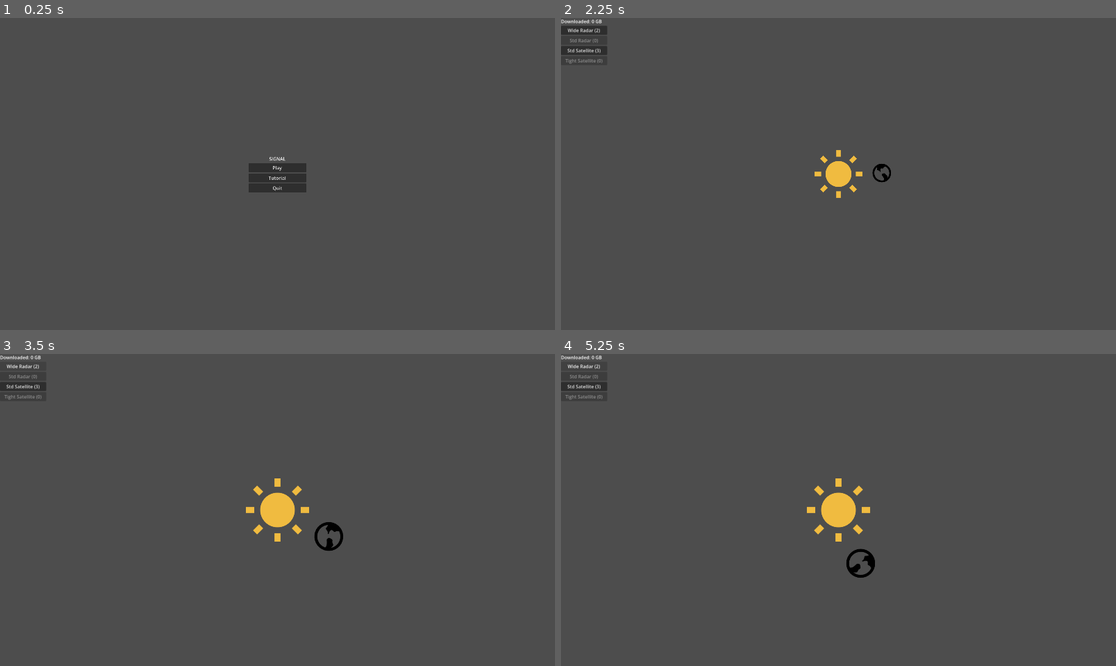
Above: before the commit, frames 1-4 (two rows, left to right).
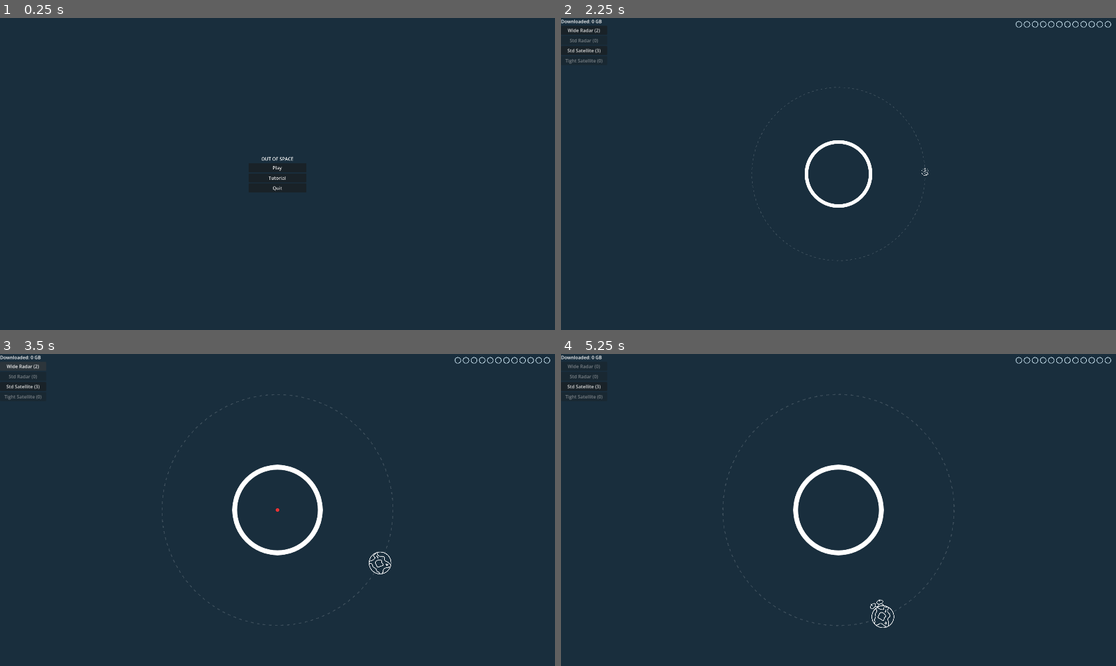
Above: after the commit, the same moments.

Repository: Steven-MP/ld59
Game: Godot game, scene res://scenes/main_menu.tscn
Same seed, same stepped clock (60 frames per second), same inputs: the game is played once before the commit and once after it.
Inputs:
- Up to frame 1 (0.25 s): no input
- Up to frame 2 (2.25 s): click "Tutorial" at 0.5 s; click "Back" at 1.25 s; click "Play" at 2 s
- Up to frame 3 (3.5 s): click "Wide Radar (2)" at 2.75 s
- Up to frame 4 (5.25 s): click "Std Satellite (3)" at 3.5 s; click "Wide Radar (2)" (after the commit: "Wide Radar (1)") at 4.25 s; click "Wide Radar (2)" (after the commit: "Wide Radar (1)") at 5 s

The runs differ from the first frame. In frame 1, 99% of the frame differs, in the area x 0-100%, y 0-100%; in frame 2, 99%; in frame 3, 99%; in frame 4, 100%.

Commit message:
Various visual and gameplay updates

Diff:
--- a/autoload/GameState.gd
+++ b/autoload/GameState.gd
@@ -1,12 +1,20 @@
 extends Node
+
+const FONT = preload("res://assets/Astrolab.ttf")
+
+func _ready():
+	ThemeDB.fallback_font = FONT
 
 var score := 0.0
 var game_over := false
 var upgrade_pending := false
 var upgrade_count := 0
+var year_timer := 0.0
+var year_length := 60.0
 
 func reset():
 	score = 0.0
 	game_over = false
 	upgrade_pending = false
 	upgrade_count = 0
+	year_timer = 0.0
--- a/project.godot
+++ b/project.godot
@@ -10,7 +10,7 @@
 
 [application]
 
-config/name="Signal"
+config/name="Out of Space"
 run/main_scene="res://scenes/main_menu.tscn"
 config/features=PackedStringArray("4.6", "Forward Plus")
 config/icon="res://icon.svg"
@@ -31,3 +31,4 @@
 [rendering]
 
 rendering_device/driver.windows="d3d12"
+environment/defaults/default_clear_color=Color(0.09803922, 0.18039216, 0.23921569, 1)
--- a/scenes/game.tscn
+++ b/scenes/game.tscn
@@ -6,6 +6,7 @@
 [ext_resource type="PackedScene" uid="uid://cyeic0wfql6sn" path="res://scenes/object_manager.tscn" id="4_gee14"]
 [ext_resource type="PackedScene" uid="uid://bhxqvstxwo26w" path="res://scenes/solar_system.tscn" id="5_0tnpc"]
 [ext_resource type="PackedScene" uid="uid://c0iafohdluxyp" path="res://scenes/ui.tscn" id="6_vtaks"]
+[ext_resource type="Script" path="res://scripts/OrbitRenderer.gd" id="7_orbit"]
 
 [node name="Game" type="Node2D" unique_id=620067186]
 script = ExtResource("1_uwrxv")
@@ -18,4 +19,7 @@
 
 [node name="SolarSystem" parent="." unique_id=283654343 instance=ExtResource("5_0tnpc")]
 
+[node name="OrbitRenderer" type="Node2D" parent="." unique_id=112233445]
+script = ExtResource("7_orbit")
+
 [node name="UI" parent="." unique_id=55848463 instance=ExtResource("6_vtaks")]
--- a/scenes/main_menu.tscn
+++ b/scenes/main_menu.tscn
@@ -1,13 +1,16 @@
-[gd_scene format=3]
+[gd_scene format=3 uid="uid://pppdf637603w"]
 
-[ext_resource type="Script" path="res://scripts/MainMenu.gd" id="1"]
+[ext_resource type="Script" uid="uid://34rvmll7l5dd" path="res://scripts/MainMenu.gd" id="1"]
 
-[node name="MainMenu" type="Control"]
+[node name="MainMenu" type="Control" unique_id=1260427146]
+layout_mode = 3
+anchors_preset = 15
 anchor_right = 1.0
 anchor_bottom = 1.0
 script = ExtResource("1")
 
-[node name="VBoxContainer" type="VBoxContainer" parent="."]
+[node name="VBoxContainer" type="VBoxContainer" parent="." unique_id=1126149535]
+layout_mode = 0
 anchor_left = 0.5
 anchor_top = 0.5
 anchor_right = 0.5
@@ -18,20 +21,21 @@
 offset_bottom = 80.0
 alignment = 1
 
-[node name="Title" type="Label" parent="VBoxContainer"]
+[node name="Title" type="Label" parent="VBoxContainer" unique_id=1564086510]
 layout_mode = 2
-text = "SIGNAL"
+text = "OUT OF SPACE"
 horizontal_alignment = 1
+autowrap_trim_flags = 64
 
-[node name="Play" type="Button" parent="VBoxContainer"]
+[node name="Play" type="Button" parent="VBoxContainer" unique_id=1226356306]
 layout_mode = 2
 text = "Play"
 
-[node name="Tutorial" type="Button" parent="VBoxContainer"]
+[node name="Tutorial" type="Button" parent="VBoxContainer" unique_id=834222879]
 layout_mode = 2
 text = "Tutorial"
 
-[node name="Quit" type="Button" parent="VBoxContainer"]
+[node name="Quit" type="Button" parent="VBoxContainer" unique_id=1652714059]
 layout_mode = 2
 text = "Quit"
 
--- a/scenes/planet.tscn
+++ b/scenes/planet.tscn
@@ -1,7 +1,7 @@
 [gd_scene format=3 uid="uid://cijm7gc0ojv53"]
 
 [ext_resource type="Script" uid="uid://dx5de5utif3kx" path="res://scripts/orbit_objects/Planet.gd" id="1_cktii"]
-[ext_resource type="Texture2D" uid="uid://821ob18e0rln" path="res://assets/sprites/planet.png" id="2_h8ms6"]
+[ext_resource type="Texture2D" uid="uid://dtkwpelnm01dc" path="res://assets/sprites/planet-1.png" id="2_h8ms6"]
 
 [node name="Planet" type="Node2D" unique_id=1208323296]
 script = ExtResource("1_cktii")
--- a/scenes/solar_system.tscn
+++ b/scenes/solar_system.tscn
@@ -1,14 +1,16 @@
 [gd_scene format=3 uid="uid://bhxqvstxwo26w"]
 
 [ext_resource type="Script" uid="uid://dga0qp0w5b0fr" path="res://scripts/orbit_objects/SolarSystem.gd" id="1_228jm"]
-[ext_resource type="PackedScene" uid="uid://cijm7gc0ojv53" path="res://scenes/planet.tscn" id="2_tjb5t"]
-[ext_resource type="Texture2D" uid="uid://cpqduhjblto2" path="res://assets/sprites/sun.png" id="3_tjb5t"]
+[ext_resource type="Script" path="res://scripts/orbit_objects/Sun.gd" id="2_sun"]
+[ext_resource type="PackedScene" uid="uid://cijm7gc0ojv53" path="res://scenes/planet.tscn" id="3_planet"]
+[ext_resource type="Texture2D" uid="uid://cpqduhjblto2" path="res://assets/sprites/sun.png" id="4_sun"]
 
 [node name="SolarSystem" type="Node2D" unique_id=283654343]
 script = ExtResource("1_228jm")
-planet_scene = ExtResource("2_tjb5t")
+planet_scene = ExtResource("3_planet")
 
 [node name="Sun" type="Node2D" parent="." unique_id=2122931305]
+script = ExtResource("2_sun")
 
 [node name="Sprite2D" type="Sprite2D" parent="Sun" unique_id=223279926]
-texture = ExtResource("3_tjb5t")
+texture = ExtResource("4_sun")
--- a/scenes/ui.tscn
+++ b/scenes/ui.tscn
@@ -1,6 +1,7 @@
 [gd_scene format=3 uid="uid://c0iafohdluxyp"]
 
 [ext_resource type="Script" uid="uid://c4at052grwtu0" path="res://scripts/UI.gd" id="1_nt7q6"]
+[ext_resource type="Script" path="res://scripts/YearIndicator.gd" id="2_yearind"]
 
 [node name="UI" type="CanvasLayer" unique_id=758622985]
 script = ExtResource("1_nt7q6")
@@ -28,6 +29,17 @@
 [node name="BtnTightSat" type="Button" parent="VBoxContainer" unique_id=213962572]
 layout_mode = 2
 text = "Tight Satellite (0)"
+
+[node name="YearIndicator" type="Control" parent="." unique_id=101010101]
+anchor_left = 1.0
+anchor_right = 1.0
+anchor_top = 0.0
+anchor_bottom = 0.0
+offset_left = -346.0
+offset_right = -10.0
+offset_top = 10.0
+offset_bottom = 34.0
+script = ExtResource("2_yearind")
 
 [node name="GameOverScreen" type="ColorRect" parent="." unique_id=887341200]
 anchor_right = 1.0
--- a/scripts/ConnectionManager.gd
+++ b/scripts/ConnectionManager.gd
@@ -104,7 +104,7 @@
 
 
 func is_line_blocked(a: Node2D, b: Node2D) -> bool:
-	var planets = get_tree().get_nodes_in_group("planets")
+	var planets = get_tree().get_nodes_in_group("planets") + get_tree().get_nodes_in_group("sun")
 
 	for planet in planets:
 		# Ignore if one of the endpoints is on this planet
@@ -139,12 +139,15 @@
 func collect_planet_data(delta):
 	var collection_rate := 15.0
 	for node in get_tree().get_nodes_in_group("connectable"):
-		if not ("planet" in node):
+		# Only radars can extract data from a planet — satellites cannot
+		if not ("surface_angle" in node):
 			continue
 		var planet = node.planet
-		if planet == null or not ("stored_data" in planet) or planet.stored_data <= 0:
+		if planet == null or planet.name == "Earth":
 			continue
-		if not ("stored_data" in node) or node.stored_data >= node.max_storage:
+		if not ("stored_data" in planet) or planet.stored_data <= 0:
+			continue
+		if node.stored_data >= node.max_storage:
 			continue
 		var transfer = min(collection_rate * delta, planet.stored_data, node.max_storage - node.stored_data)
 		planet.stored_data -= transfer
@@ -164,8 +167,8 @@
 		var settings = band_settings[c.band]
 		var transfer = min(settings.bandwidth * delta, a.stored_data)
 
-		# Earth is the sink — score the data
-		if b.is_in_group("earth"):
+		# A radar placed on Earth is the only valid download point
+		if "surface_angle" in b and "planet" in b and b.planet != null and b.planet.is_in_group("earth"):
 			a.stored_data -= transfer
 			GameState.score += transfer
 		elif "stored_data" in b:
--- a/scripts/DataIndicator.gd
+++ b/scripts/DataIndicator.gd
@@ -17,11 +17,8 @@
 	if pct >= 1.0:
 		GameState.game_over = true
 
-	var offset_y = -25.0
-	if "radius" in source:
-		offset_y = -(source.radius + 25.0)
-
-	global_position = source.global_position + Vector2(0, offset_y)
+	# Sit directly on the planet centre
+	global_position = source.global_position
 	queue_redraw()
 
 func _is_data_source() -> bool:
@@ -32,6 +29,14 @@
 	if "planet" in source and source.planet != null and source.planet.name == "Earth":
 		return false
 	return true
+
+func _visual_radius() -> float:
+	var sprite = source.get_node_or_null("Sprite2D")
+	if sprite and sprite.texture:
+		return sprite.texture.get_size().y * 0.5 * source.scale.y
+	if "radius" in source:
+		return source.radius * source.scale.y
+	return 20.0
 
 func _draw():
 	if source == null or not _is_data_source():
@@ -47,23 +52,30 @@
 	else:
 		arc_color = Color.RED
 
-	var arc_r = 14.0
+	var arc_r = _visual_radius()
 	var arc_width = 3.0
-	var point_count = 48
+	var point_count = 64
 
-	# Background ring
-	draw_arc(Vector2.ZERO, arc_r, 0, TAU, point_count, Color(0.15, 0.15, 0.15, 0.75), arc_width)
+	# Dark background ring so the arc reads against any planet colour
+	draw_arc(Vector2.ZERO, arc_r, 0, TAU, point_count,
+			Color(0.0, 0.0, 0.0, 0.55), arc_width + 2.0)
 
 	# Progress arc: starts at top (-PI/2), fills clockwise
 	if pct > 0.0:
 		draw_arc(Vector2.ZERO, arc_r, -PI / 2.0, -PI / 2.0 + TAU * pct,
 				max(3, int(point_count * pct)), arc_color, arc_width)
 
-	# Percentage text centred inside the ring
+	# Percentage text centred on the planet
 	var font = ThemeDB.fallback_font
-	var font_size = 7
+	var font_size = 18
 	var text = "%d%%" % int(pct * 100)
-	var text_width = font.get_string_size(text, HORIZONTAL_ALIGNMENT_LEFT, -1, font_size).x
+
+	# Fix background to the widest possible string ("100%") so it never resizes
+	var max_size = font.get_string_size("100%", HORIZONTAL_ALIGNMENT_LEFT, -1, font_size)
+	var bg_radius = max(max_size.x, max_size.y) * 0.75 * 0.8
+	draw_circle(Vector2.ZERO, bg_radius, Color(0.0, 0.0, 0.0, 0.75))
+
+	var text_size = font.get_string_size(text, HORIZONTAL_ALIGNMENT_LEFT, -1, font_size)
 	var ascent = font.get_ascent(font_size)
-	draw_string(font, Vector2(-text_width / 2.0, ascent / 2.0),
-			text, HORIZONTAL_ALIGNMENT_LEFT, -1, font_size, arc_color)
+	var text_pos = Vector2(-text_size.x / 2.0, ascent / 2.0)
+	draw_string(font, text_pos, text, HORIZONTAL_ALIGNMENT_LEFT, -1, font_size, arc_color)
--- a/scripts/Game.gd
+++ b/scripts/Game.gd
@@ -23,6 +23,7 @@
 
 func _process(delta):
 	year_timer += delta
+	GameState.year_timer = year_timer
 
 	if year_timer >= unlock_time and not unlock_triggered:
 		unlock_triggered = true
@@ -82,9 +83,11 @@
 	var min_z := base_zoom  # start from current — never increase automatically
 
 	for planet in planets:
+		if not ("orbit_radius" in planet):
+			continue  # skip nodes without an orbit (e.g. Sun)
 		var r = planet.orbit_radius
 		if r < 10.0:
-			continue  # skip anything at the centre (Sun etc.)
+			continue
 		# Worst-case position is directly above/below or left/right of centre,
 		# so check both axes independently against the orbit radius.
 		min_z = min(min_z, vp.x * 0.5 / r * padding)
--- a/scripts/ObjectManager.gd
+++ b/scripts/ObjectManager.gd
@@ -37,6 +37,7 @@
 		ghost.queue_free()
 
 	ghost = ghost_scene.instantiate()
+	ghost.placement_mode = "radar" if _is_radar_type(type) else "satellite"
 	add_child(ghost)
 
 func cancel_placement():
@@ -77,11 +78,15 @@
 	var dir = mouse_pos - planet.global_position
 
 	if _is_radar_type(current_type):
-		var snapped = planet.global_position + dir.normalized() * planet.radius
-		ghost.global_position = snapped
+		var snapped_dir = dir.normalized()
+		ghost.global_position = planet.global_position + snapped_dir * planet.radius
+		# Face outward from planet surface
+		ghost.global_rotation = snapped_dir.angle()
 	else:
-		var dist = clamp(dir.length(), planet.radius + 20, planet.radius + 120)
+		var dist = clamp(dir.length(), planet.radius + 20, planet.radius + 60)
 		ghost.global_position = planet.global_position + dir.normalized() * dist
+		ghost.orbit_center = planet.global_position
+		ghost.orbit_radius = dist
 
 	ghost.set_valid(validate_position(mouse_pos))
 
@@ -92,17 +97,14 @@
 		return validate_satellite(pos)
 
 func validate_radar(pos: Vector2) -> bool:
-	var planet = get_nearest_planet(pos)
-	if planet == null:
-		return false
-	return abs(pos.distance_to(planet.global_position) - planet.radius) < 10
+	return get_nearest_planet(pos) != null
 
 func validate_satellite(pos: Vector2) -> bool:
 	var planet = get_nearest_planet(pos)
 	if planet == null:
 		return false
 	var dist = pos.distance_to(planet.global_position)
-	return dist > planet.radius + 20 and dist < planet.radius + 120
+	return dist > planet.radius + 20 and dist < planet.radius + 60
 
 func place_object():
 	var mouse_pos = get_global_mouse_position()
@@ -130,8 +132,9 @@
 	add_child(radar)
 
 	radar.planet = planet
-	radar.surface_angle = dir.angle()
+	radar.surface_angle = dir.angle() - planet.rotation
 	radar.current_band = 0 if type == PlacementType.RADAR_WIDE else 1
+	radar.scale = Vector2(0.2, 0.2)
 
 func place_satellite_at(pos: Vector2, type: PlacementType):
 	var planet = get_nearest_planet(pos)
@@ -147,6 +150,7 @@
 	satellite.orbit_radius = dir.length()
 	satellite.angle = dir.angle()
 	satellite.current_band = 1 if type == PlacementType.SATELLITE_STANDARD else 2
+	satellite.scale = Vector2(0.2, 0.2)
 
 func get_nearest_planet(pos: Vector2):
 	var planets = get_tree().get_nodes_in_group("planets")
--- /dev/null
+++ b/scripts/OrbitRenderer.gd
@@ -0,0 +1,42 @@
+extends Node2D
+
+const COLOR := Color(1.0, 1.0, 1.0, 0.15)
+const LINE_WIDTH := 3.0
+const BASE_DASH_COUNT := 60   # dash count at BASE_RADIUS
+const BASE_RADIUS := 200.0    # reference orbit (Earth) — scale relative to this
+const DASH_FRACTION := 0.45
+
+func _process(_delta):
+	queue_redraw()
+
+func _draw():
+	for planet in get_tree().get_nodes_in_group("planets"):
+		if not ("orbit_radius" in planet):
+			continue
+		var r = planet.orbit_radius
+		if r < 1.0 or planet.orbit_center == null:
+			continue
+
+		var center = planet.orbit_center.global_position
+
+		# Angle the planet is currently at, and how wide a gap to leave
+		var planet_angle = (planet.global_position - center).angle()
+		var visual_radius = planet.radius * planet.scale.x
+		# Add a small padding factor so the gap is slightly wider than the sprite
+		var gap_half = asin(clamp(visual_radius / r, 0.0, 1.0)) * 1.3
+
+		var dash_count = max(BASE_DASH_COUNT, int(BASE_DASH_COUNT * r / BASE_RADIUS))
+		_draw_dotted_circle(center, r, planet_angle, gap_half, dash_count)
+
+func _draw_dotted_circle(center: Vector2, radius: float, gap_angle: float, gap_half: float, dash_count: int):
+	for i in range(dash_count):
+		var start_angle = (float(i) / dash_count) * TAU
+		var end_angle = start_angle + (DASH_FRACTION / dash_count) * TAU
+		var mid_angle = (start_angle + end_angle) * 0.5
+
+		# Wrap the difference into [-PI, PI] and skip if inside the planet gap
+		var diff = fmod(mid_angle - gap_angle + PI, TAU) - PI
+		if abs(diff) < gap_half:
+			continue
+
+		draw_arc(center, radius, start_angle, end_angle, 3, COLOR, LINE_WIDTH)
--- a/scripts/PlacementGhost.gd
+++ b/scripts/PlacementGhost.gd
@@ -1,19 +1,46 @@
 extends Node2D
 
-@export var valid_color := Color(0, 1, 0, 0.5)
-@export var invalid_color := Color(1, 0, 0, 0.5)
+@export var valid_color   := Color(0.2, 1.0, 0.4, 0.9)
+@export var invalid_color := Color(1.0, 0.2, 0.2, 0.9)
+
+const DOT_RADIUS      := 5.0
+const ORBIT_DASH_FRAC := 0.45
+const ORBIT_BASE_DASHES := 60
 
 var is_valid := false
 
-@onready var sprite = $Sprite2D
+# Set by ObjectManager each frame
+var placement_mode := "radar"   # "radar" or "satellite"
+var orbit_center   := Vector2.ZERO
+var orbit_radius   := 0.0
 
 func set_valid(valid: bool):
 	is_valid = valid
-	sprite.modulate = valid_color if valid else invalid_color
 
-func _process(delta):
-	scale = Vector2.ONE * (1.0 + sin(Time.get_ticks_msec() * 0.005) * 0.05)
+func _ready():
+	# Hide the legacy Sprite2D — we draw everything ourselves
+	var spr = get_node_or_null("Sprite2D")
+	if spr:
+		spr.visible = false
 
-	#Debugging
+func _process(_delta):
+	queue_redraw()
+
 func _draw():
-	draw_circle(Vector2.ZERO, 50, Color(0, 1, 0, 0.2))
+	var color = valid_color if is_valid else invalid_color
+
+	# Small pulsing indicator dot at the cursor-snapped position
+	var pulse = 1.0 + sin(Time.get_ticks_msec() * 0.006) * 0.15
+	draw_circle(Vector2.ZERO, DOT_RADIUS * pulse, color)
+
+	if placement_mode == "satellite" and orbit_radius > 1.0:
+		# Dotted circle showing the full orbit preview
+		var local_center = to_local(orbit_center)
+		_draw_dotted_orbit(local_center, orbit_radius, color)
+
+func _draw_dotted_orbit(center: Vector2, radius: float, color: Color):
+	var dash_count = max(ORBIT_BASE_DASHES, int(ORBIT_BASE_DASHES * radius / 200.0))
+	for i in range(dash_count):
+		var start_a = (float(i) / dash_count) * TAU
+		var end_a   = start_a + (ORBIT_DASH_FRAC / dash_count) * TAU
+		draw_arc(center, radius, start_a, end_a, 3, color, 1.5)
--- /dev/null
+++ b/scripts/YearIndicator.gd
@@ -0,0 +1,25 @@
+extends Control
+
+const MONTHS := 12
+const CIRCLE_RADIUS := 10.0
+const SPACING := 28.0
+const LINE_WIDTH := 2.0
+const COLOR := Color(0.85, 0.95, 1.0, 1.0)
+
+func _process(_delta):
+	queue_redraw()
+
+func _draw():
+	var months_elapsed = clamp(
+		int(GameState.year_timer / (GameState.year_length / MONTHS)),
+		0, MONTHS
+	)
+
+	for i in range(MONTHS):
+		var center = Vector2(CIRCLE_RADIUS + i * SPACING, size.y * 0.5)
+
+		if i < months_elapsed:
+			draw_circle(center, CIRCLE_RADIUS, COLOR)
+		else:
+			# Outline only
+			draw_arc(center, CIRCLE_RADIUS, 0.0, TAU, 32, COLOR, LINE_WIDTH)
--- a/scripts/orbit_objects/Planet.gd
+++ b/scripts/orbit_objects/Planet.gd
@@ -26,7 +26,6 @@
 
 	if name == "Earth":
 		add_to_group("earth")
-		add_to_group("connectable")
 	else:
 		_add_indicator()
 
--- a/scripts/orbit_objects/SolarSystem.gd
+++ b/scripts/orbit_objects/SolarSystem.gd
@@ -4,33 +4,58 @@
 
 @onready var sun = $Sun
 
+const EARTH_TEXTURE = preload("res://assets/sprites/earth.png")
+const PLANET_TEXTURES = [
+	preload("res://assets/sprites/planet-1.png"),
+	preload("res://assets/sprites/planet-2.png"),
+	preload("res://assets/sprites/planet-3.png"),
+]
+
+var _planet_spawn_index := 0
+
 func _ready():
 	spawn_planets()
 
 func spawn_planets():
-	create_planet("Earth", 200, sun, 0.4)
+	create_planet("Earth", 400, sun, 0.4)
 
 func create_planet(name: String, orbit_radius: float, center: Node2D, speed: float):
 	var planet = planet_scene.instantiate()
 	planet.name = name
 	add_child(planet)
+
 	planet.orbit_radius = orbit_radius
 	planet.orbit_center = center
 	planet.orbit_speed = speed
-	planet.scale = Vector2.ONE * randf_range(0.5, 1.0)
-	planet.create_tween().tween_property(planet, "scale", Vector2.ONE, 0.5)
-
-	# Start at a random angle so they’re not aligned
+	var final_scale = 0.25 * randf_range(0.8, 1.2)
+	planet.scale = Vector2.ONE * final_scale * 0.1
+	planet.create_tween().tween_property(planet, "scale", Vector2.ONE * final_scale, 0.5)
 	planet.angle = randf() * TAU
 
-	# If no orbit center → it's the center planet (Earth in your case)
 	if center == null:
 		planet.position = Vector2.ZERO
 
+	_assign_texture(planet, name)
+
+	return planet
+
+func _assign_texture(planet: Node2D, planet_name: String):
+	var sprite = planet.get_node("Sprite2D")
+	if planet_name == "Earth":
+		sprite.texture = EARTH_TEXTURE
+	else:
+		var texture: Texture2D
+		if _planet_spawn_index < PLANET_TEXTURES.size():
+			texture = PLANET_TEXTURES[_planet_spawn_index]
+		else:
+			texture = PLANET_TEXTURES[randi() % PLANET_TEXTURES.size()]
+		sprite.texture = texture
+		_planet_spawn_index += 1
+
 var planet_queue = [
-	{ "name": "Mars", "orbit_radius": 400, "speed": 0.2 },
-	{ "name": "Jupiter", "orbit_radius": 350, "speed": 0.1 },
-	{ "name": "Saturn", "orbit_radius": 500, "speed": 0.07 }
+	{ "name": "Mars", "orbit_radius": 600, "speed": 0.3 },
+	{ "name": "Jupiter", "orbit_radius": 300, "speed": 0.1 },
+	{ "name": "Saturn", "orbit_radius": 900, "speed": 0.07 }
 ]
 
 var unlocked_planets := []
@@ -40,12 +65,5 @@
 		return
 
 	var data = planet_queue.pop_front()
-
-	var planet = create_planet(
-		data.name,
-		data.orbit_radius,
-		$Sun,
-		data.speed
-	)
-
+	var planet = create_planet(data.name, data.orbit_radius, $Sun, data.speed)
 	unlocked_planets.append(planet)
--- /dev/null
+++ b/scripts/orbit_objects/Sun.gd
@@ -0,0 +1,6 @@
+extends Node2D
+
+@export var radius := 60.0
+
+func _ready():
+	add_to_group("sun")
--- a/scripts/structures/radar.gd
+++ b/scripts/structures/radar.gd
@@ -24,7 +24,7 @@
 	var direction = Vector2(cos(effective_angle), sin(effective_angle))
 
 	global_position = planet.global_position + direction * (planet_radius + radius_offset)
-	global_rotation = direction.angle()
+	global_rotation = direction.angle() + PI / 2.0
 
 	stored_data = min(stored_data, max_storage)
 
Binary file added: assets/Astrolab.ttf
Not shown, added: assets/Astrolab.ttf.import
Binary file added: assets/sprites/earth.png
Not shown, added: assets/sprites/earth.png.import
Binary file added: assets/sprites/planet-1.png
Not shown, changed: assets/sprites/planet-1.png.import
Binary file added: assets/sprites/planet-2.png
Not shown, added: assets/sprites/planet-2.png.import
Binary file added: assets/sprites/planet-3.png
Not shown, added: assets/sprites/planet-3.png.import
Binary file removed: assets/sprites/planet.png
Binary file changed: assets/sprites/radar.png
(and 5 more such lines)
